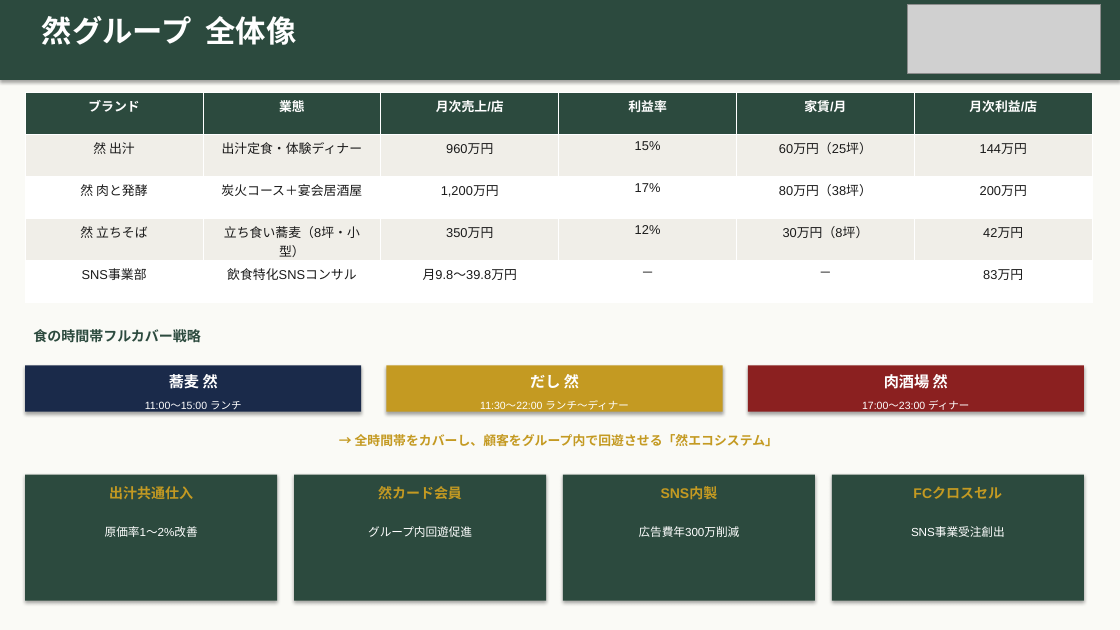
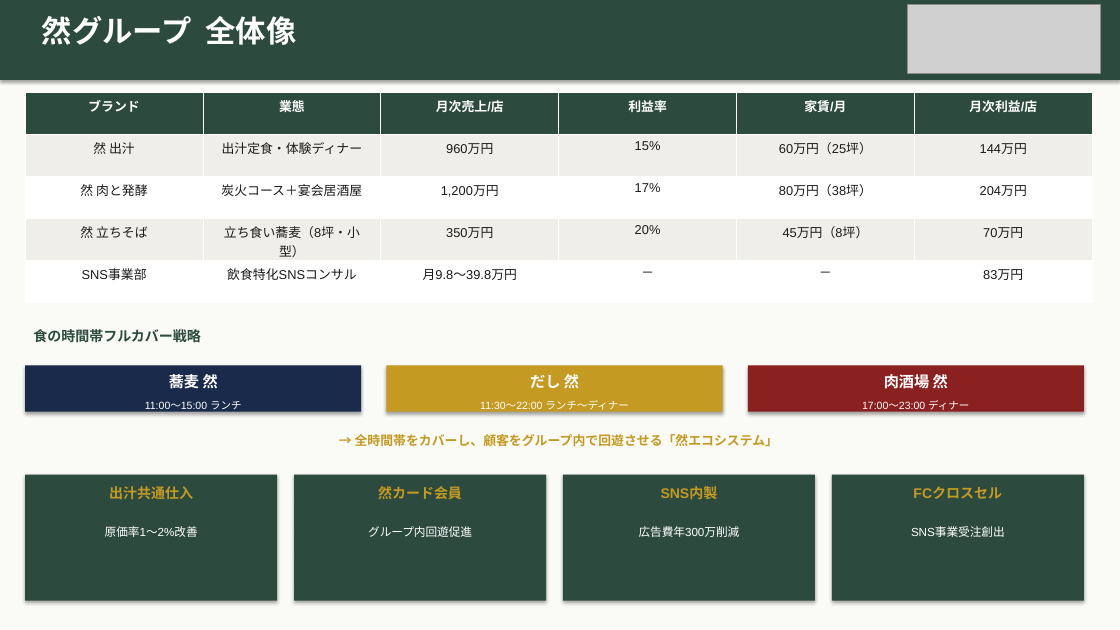
Before and after one commit to hunkotusaisinryo-lab/test-repo, a slide deck: slide 4 of zen/07_融資・投資家資料/然グループ_統合ピッチデッキ_強化版.pptx. Drawn at 1120x630 pixels with LibreOffice and Linux fonts; fonts in the diff are those of the drawing; grey boxes stand for pictures. Boxes give left, top, right and bottom in pixels: in the first picture for what was removed or moved away, otherwise in the second. Text is boxed around its words. In the diff, an @@ line names an element or a change of style, - is before the commit and + after.

```diff
--- a/zen/07_融資・投資家資料/然グループ_統合ピッチデッキ_強化版.pptx
+++ b/zen/07_融資・投資家資料/然グループ_統合ピッチデッキ_強化版.pptx
@@ table at (25,92,1094,302) @@
-row 3, column 6: 200万円
+row 3, column 6: 204万円
-row 4: 然 立ちそば | 立ち食い蕎麦（8坪・小型） | 350万円 | 12% | 30万円（8坪） | 42万円
+row 4: 然 立ちそば | 立ち食い蕎麦（8坪・小型） | 350万円 | 20% | 45万円（8坪） | 70万円
```
Also in this commit, not shown: 4 other slides changed, 1 other file.
